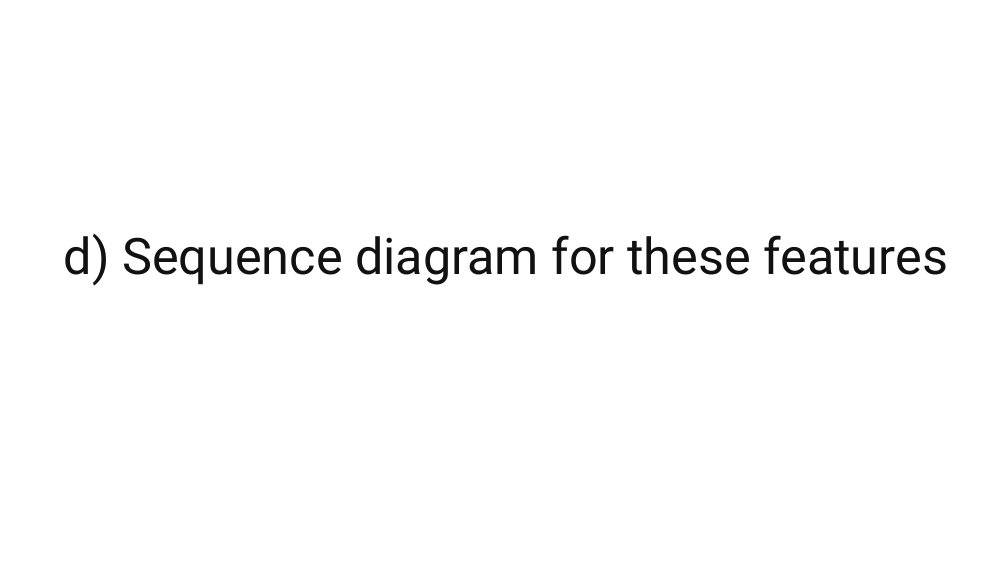
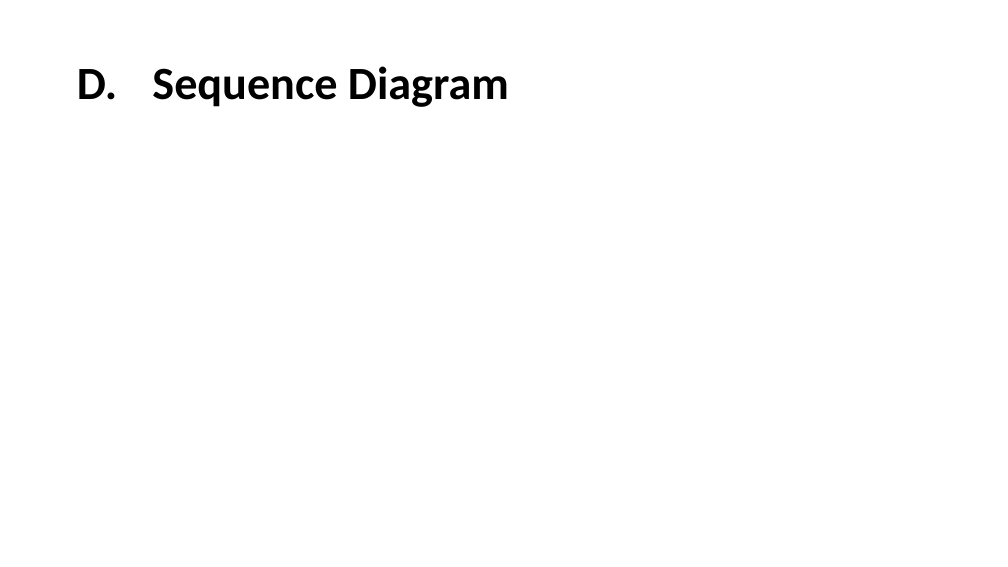
Before and after one commit to tieuduong241096/2017S2-WEB_LAB-, a slide deck: slide 9 of Presentation1.pptx (slide 12 before the commit). Drawn at 1008x567 pixels with LibreOffice and Linux fonts; fonts in the diff are those of the drawing. Boxes give left, top, right and bottom in pixels: in the first picture for what was removed or moved away, otherwise in the second. Text is boxed around its words. In the diff, an @@ line names an element or a change of style, - is before the commit and + after.

```diff
--- a/Presentation1.pptx
+++ b/Presentation1.pptx
@@ title at (77, 66, 509, 107): text changed; size 48 to 44 pt; font Roboto to Calibri; text colour #111111 to #000000; bold on @@
-d) Sequence diagram for these features
+D. Sequence Diagram
```
Also in this commit, not shown: 8 other slides changed, 4 slides added, 6 slides removed.
